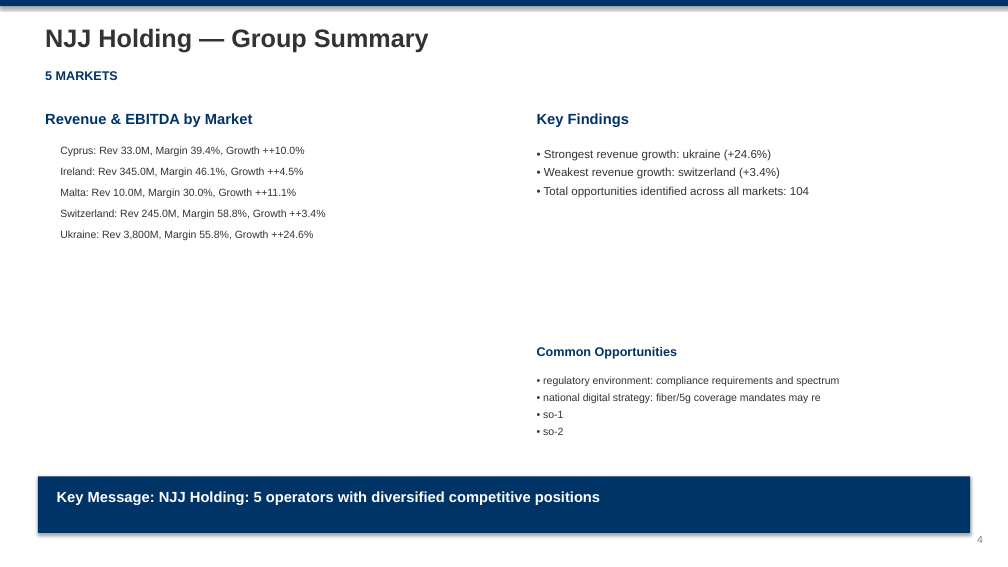
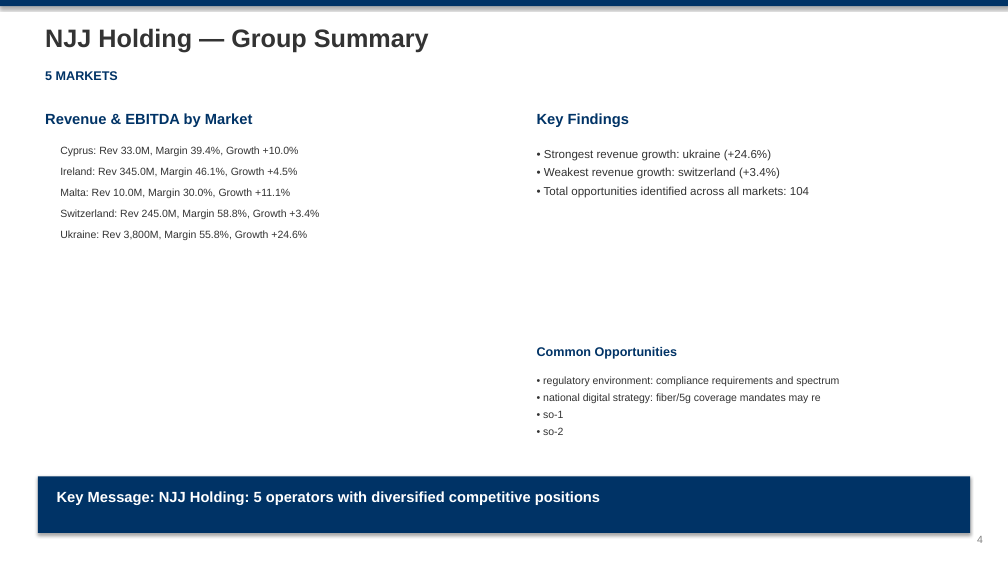
Before and after one commit to mypinseeker/BLM-Financial-Report-Analysis, a slide deck: slide 4 of data/output/group/blm_niel_group_consolidated_cq4_2025.pptx. Drawn at 1008x567 pixels with LibreOffice and Linux fonts; fonts in the diff are those of the drawing. Boxes give left, top, right and bottom in pixels: in the first picture for what was removed or moved away, otherwise in the second. Text is boxed around its words. In the diff, an @@ line names an element or a change of style, - is before the commit and + after.

```diff
--- a/data/output/group/blm_niel_group_consolidated_cq4_2025.pptx
+++ b/data/output/group/blm_niel_group_consolidated_cq4_2025.pptx
@@ text at box(60, 146, 299, 156): text changed @@
-Cyprus: Rev 33.0M, Margin 39.4%, Growth ++10.0%
+Cyprus: Rev 33.0M, Margin 39.4%, Growth +10.0%
@@ text at box(60, 167, 297, 177): text changed @@
-Ireland: Rev 345.0M, Margin 46.1%, Growth ++4.5%
+Ireland: Rev 345.0M, Margin 46.1%, Growth +4.5%
@@ text at box(60, 188, 290, 198): text changed @@
-Malta: Rev 10.0M, Margin 30.0%, Growth ++11.1%
+Malta: Rev 10.0M, Margin 30.0%, Growth +11.1%
@@ text at box(60, 209, 319, 219): text changed @@
-Switzerland: Rev 245.0M, Margin 58.8%, Growth ++3.4%
+Switzerland: Rev 245.0M, Margin 58.8%, Growth +3.4%
@@ text at box(60, 230, 307, 240): text changed @@
-Ukraine: Rev 3,800M, Margin 55.8%, Growth ++24.6%
+Ukraine: Rev 3,800M, Margin 55.8%, Growth +24.6%
```
Also in this commit, not shown: 2 other slides changed, 4 other files.
